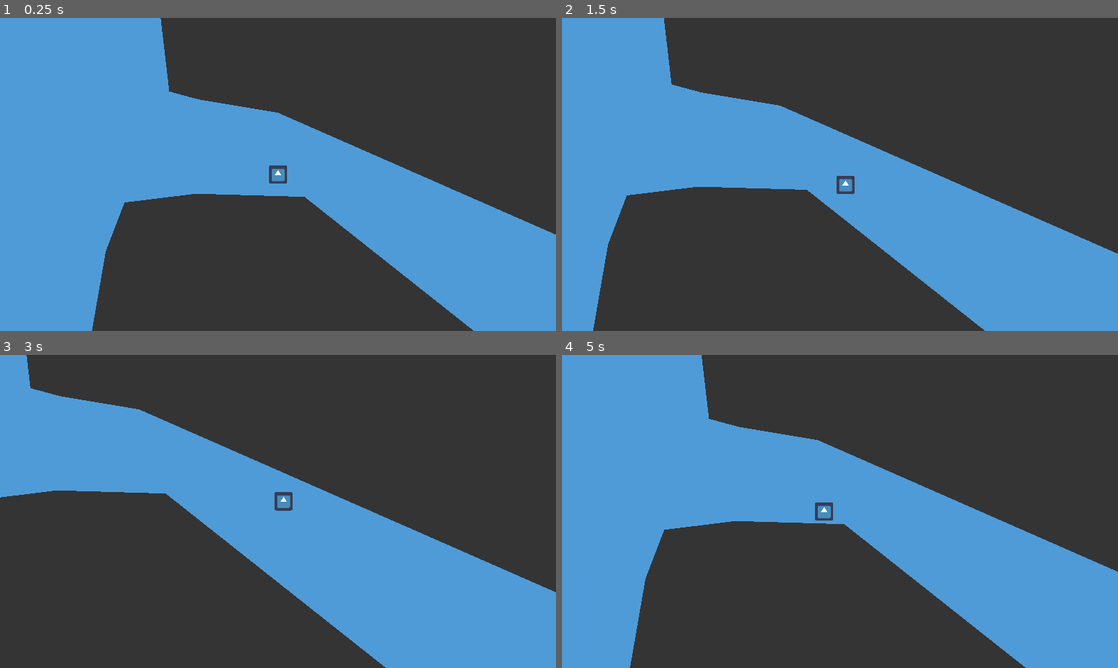
Above: before the commit, frames 1-4 (two rows, left to right).
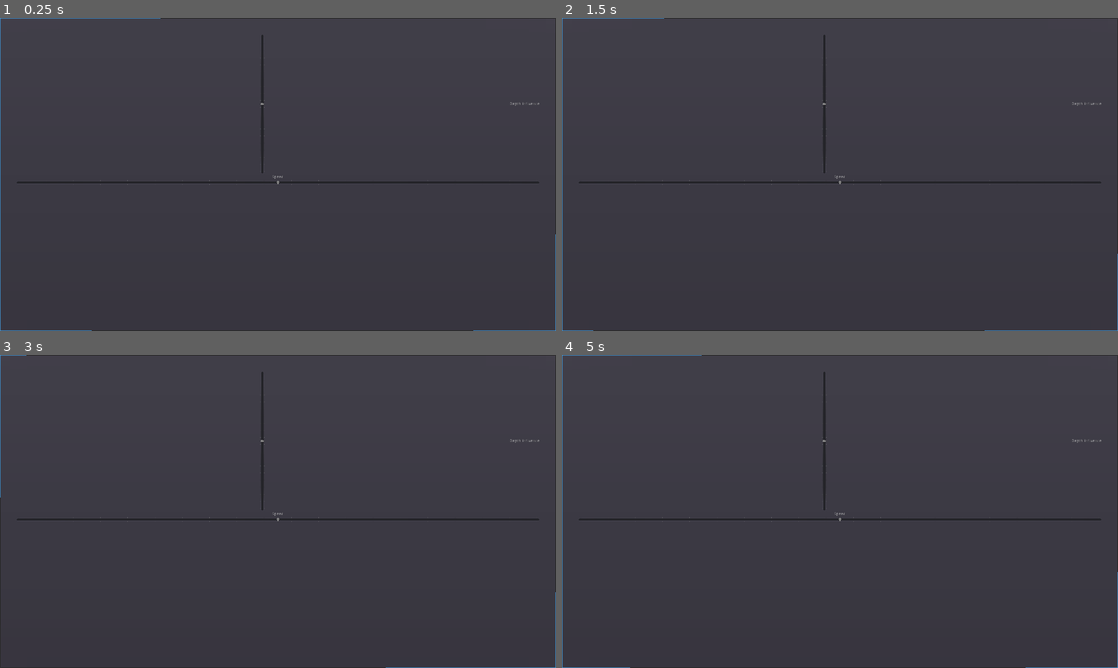
Above: after the commit, the same moments.

Repository: creikey/Podmornica
Game: Godot game, scene res://Main.tscn
The game is run twice, just before and just after one commit, with the same random seed, the same clock (stepped at 60 frames per second) and the same inputs. The engine's default icon, where the game draws it, is replaced by a stand-in: a white triangle on a blue panel in a dark square.
Inputs:
- Up to frame 1 (0.25 s): no input
- Up to frame 2 (1.5 s): tap Enter at 0.5 s; hold D 0.53-1.28 s; hold Tab (g_toggle_controls, bound only after the commit) 0.53-1.28 s; hold S from 1.28 s (still down); tap Tab (g_toggle_controls, bound only after the commit) at 1.35 s
- Up to frame 3 (3 s): release S at 2.03 s; hold D 2.03-2.78 s; hold Tab (g_toggle_controls, bound only after the commit) 2.03-2.78 s; hold W from 2.78 s (still down); tap Tab (g_toggle_controls, bound only after the commit) at 2.85 s
- Up to frame 4 (5 s): release W at 3.53 s; hold Tab (g_toggle_controls, bound only after the commit) 3.53-4.28 s; hold A from 3.53 s (still down); tap Tab (g_toggle_controls, bound only after the commit) at 4.35 s

The runs differ from the first frame. In frame 1, 48% of the frame differs, in the area x 0-100%, y 0-100%; in frame 2, 40%; in frame 3, 34%; in frame 4, 45%.

Commit message:
Add GUi toggling and placeholder controls

Diff:
--- a/src/Main.tscn
+++ b/src/Main.tscn
@@ -1,25 +1,26 @@
-[gd_scene load_steps=5 format=2]
+[gd_scene load_steps=6 format=2]
 
 [ext_resource path="res://icon.png" type="Texture" id=1]
 [ext_resource path="res://Submarine.gd" type="Script" id=2]
 [ext_resource path="res://nodes/RockFormation.tscn" type="PackedScene" id=3]
+[ext_resource path="res://ShipControls.gd" type="Script" id=4]
 
 [sub_resource type="RectangleShape2D" id=1]
 extents = Vector2( 32, 32 )
 
 [node name="Main" type="Node2D"]
 
-[node name="Submarine" type="KinematicBody2D" parent="."]
+[node name="Player" type="KinematicBody2D" parent="."]
 position = Vector2( 960, 540 )
 script = ExtResource( 2 )
 
-[node name="Sprite" type="Sprite" parent="Submarine"]
+[node name="Sprite" type="Sprite" parent="Player"]
 texture = ExtResource( 1 )
 
-[node name="CollisionShape2D" type="CollisionShape2D" parent="Submarine"]
+[node name="CollisionShape2D" type="CollisionShape2D" parent="Player"]
 shape = SubResource( 1 )
 
-[node name="Camera2D" type="Camera2D" parent="Submarine"]
+[node name="Camera2D" type="Camera2D" parent="Player"]
 current = true
 smoothing_enabled = true
 
@@ -33,6 +34,91 @@
 [node name="CollisionPolygon2D" parent="Environment/RockFormation2" index="0"]
 polygon = PoolVector2Array( 649.158, 85.2186, 584.404, 253.579, 403.056, 1298.6, 1626.64, 1756.92, 5146, 2681.96, 5183.84, 1311.22, 5129.18, 508.11, 2397.92, 957.375, 1270.8, 65.7923, 895.224, 55 )
 
+[node name="UI" type="CanvasLayer" parent="."]
+
+[node name="ShipControls" type="PanelContainer" parent="UI"]
+anchor_right = 1.0
+anchor_bottom = 1.0
+script = ExtResource( 4 )
+__meta__ = {
+"_edit_use_anchors_": false
+}
+
+[node name="MarginContainer" type="MarginContainer" parent="UI/ShipControls"]
+margin_left = 7.0
+margin_top = 7.0
+margin_right = 1913.0
+margin_bottom = 1073.0
+custom_constants/margin_right = 50
+custom_constants/margin_top = 50
+custom_constants/margin_left = 50
+custom_constants/margin_bottom = 50
+
+[node name="VBoxContainer" type="VBoxContainer" parent="UI/ShipControls/MarginContainer"]
+margin_left = 50.0
+margin_top = 50.0
+margin_right = 1856.0
+margin_bottom = 1016.0
+
+[node name="DepthSlider" type="HBoxContainer" parent="UI/ShipControls/MarginContainer/VBoxContainer"]
+margin_right = 1806.0
+margin_bottom = 481.0
+size_flags_horizontal = 3
+size_flags_vertical = 3
+__meta__ = {
+"_edit_group_": true,
+"_edit_use_anchors_": false
+}
+
+[node name="VSlider" type="VSlider" parent="UI/ShipControls/MarginContainer/VBoxContainer/DepthSlider"]
+margin_right = 1699.0
+margin_bottom = 481.0
+size_flags_horizontal = 3
+size_flags_vertical = 3
+min_value = -50.0
+max_value = 50.0
+step = 5.0
+tick_count = 20
+ticks_on_borders = true
+__meta__ = {
+"_edit_use_anchors_": false,
+"_editor_description_": ""
+}
+
+[node name="Label" type="Label" parent="UI/ShipControls/MarginContainer/VBoxContainer/DepthSlider"]
+margin_left = 1703.0
+margin_top = 233.0
+margin_right = 1806.0
+margin_bottom = 247.0
+text = "Depth Influence"
+
+[node name="SpeedSlider" type="VBoxContainer" parent="UI/ShipControls/MarginContainer/VBoxContainer"]
+margin_top = 485.0
+margin_right = 1806.0
+margin_bottom = 966.0
+size_flags_horizontal = 3
+size_flags_vertical = 3
+__meta__ = {
+"_edit_group_": true,
+"_edit_use_anchors_": false
+}
+
+[node name="Label" type="Label" parent="UI/ShipControls/MarginContainer/VBoxContainer/SpeedSlider"]
+margin_right = 1806.0
+margin_bottom = 14.0
+text = "Speed"
+align = 1
+
+[node name="VSlider" type="HSlider" parent="UI/ShipControls/MarginContainer/VBoxContainer/SpeedSlider"]
+margin_top = 18.0
+margin_right = 1806.0
+margin_bottom = 34.0
+min_value = -50.0
+max_value = 50.0
+step = 5.0
+tick_count = 20
+ticks_on_borders = true
+
 [editable path="Environment/RockFormation"]
 
 [editable path="Environment/RockFormation2"]
--- /dev/null
+++ b/src/PlayerState.gd
@@ -0,0 +1,4 @@
+extends Resource
+
+var vertical: float = 0.0
+var horizontal: float = 0.0
--- /dev/null
+++ b/src/ShipControls.gd
@@ -0,0 +1,5 @@
+extends PanelContainer
+
+func _input(event):
+	if event.is_action_pressed("g_toggle_controls"):
+		visible = !visible
--- a/src/project.godot
+++ b/src/project.godot
@@ -26,6 +26,14 @@
 window/stretch/mode="2d"
 window/stretch/aspect="keep"
 
+[input]
+
+g_toggle_controls={
+"deadzone": 0.5,
+"events": [ Object(InputEventKey,"resource_local_to_scene":false,"resource_name":"","device":0,"alt":false,"shift":false,"control":false,"meta":false,"command":false,"pressed":false,"scancode":16777218,"unicode":0,"echo":false,"script":null)
+ ]
+}
+
 [rendering]
 
 quality/driver/driver_name="GLES2"
